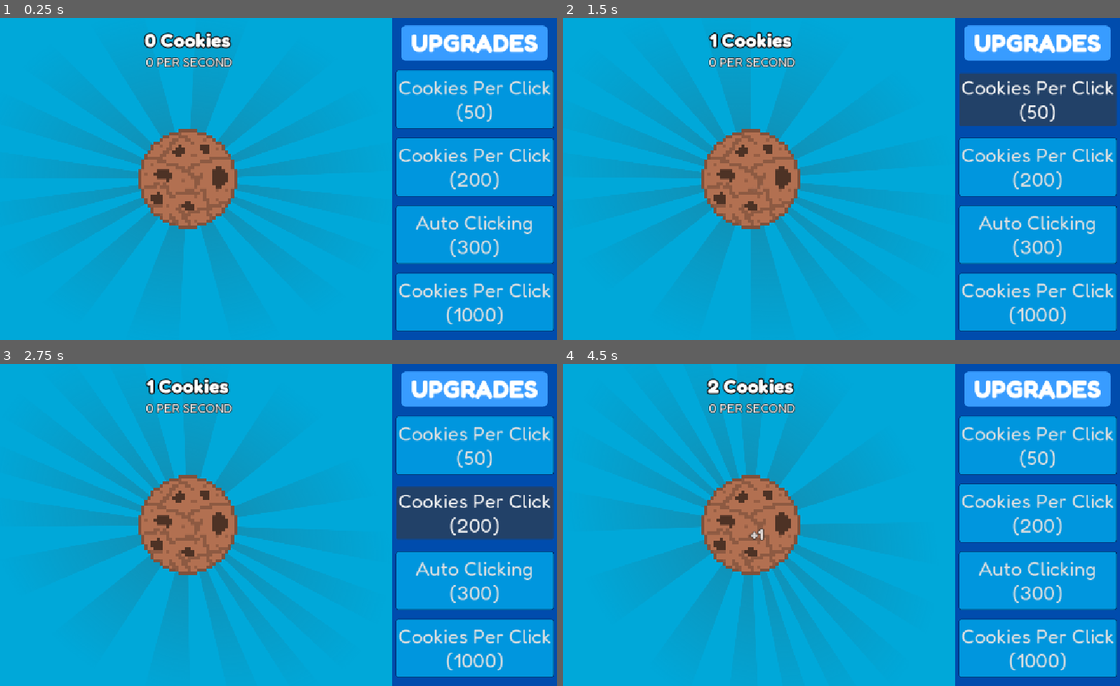
Above: before the commit, frames 1-4 (two rows, left to right).
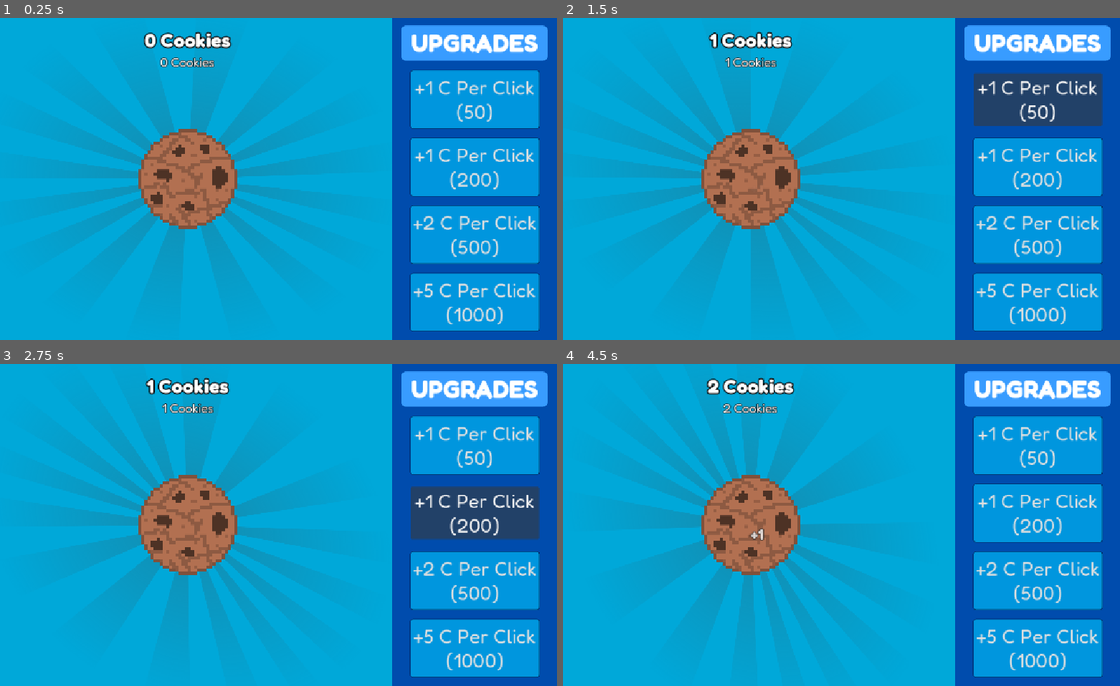
Above: after the commit, the same moments.

Repository: Arfilog/cookie-clicker-remake
Game: Godot game, scene res://scenes/game.tscn
The game is run twice, just before and just after one commit, with the same random seed, the same clock (stepped at 60 frames per second) and the same inputs.
Inputs (mouse positions are in pixels of both pictures, inside the frame that each line leads up to):
- Up to frame 1 (0.25 s): no input
- Up to frame 2 (1.5 s): click (752, 179) at 0.5 s; click "Cookies Per Click (50)" (after the commit: "+1 C Per Click (50)") at 1.25 s
- Up to frame 3 (2.75 s): click "Cookies Per Click (200)" (after the commit: "+1 C Per Click (200)") at 2 s
- Up to frame 4 (4.5 s): click "Auto Clicking (300)" (after the commit: "+2 C Per Click (500)") at 2.75 s; click "Cookies Per Click (1000)" (after the commit: "+5 C Per Click (1000)") at 3.5 s; click (752, 525) at 4.25 s

The runs differ from the first frame. In frame 1, 7.0% of the frame differs, in the area x 26-100%, y 12-98%; in frame 2, 6.7%; in frame 3, 6.8%; in frame 4, 7.0%.

Commit message:
Change global script, connect upgrade buttons, add reset data button.
Make "game.gd" script project global script. Remove "game.gd" script from Game node and add "main.gd" node to it. Move _on_cookie_button_down function from "game.gd" to "main.gd". Reconnect all signals from "game.gd". Add functionality to upgrade buttons. Add reset data button once all upgrades are bought.

Diff:
--- a/project.godot
+++ b/project.godot
@@ -14,6 +14,10 @@
 run/main_scene="uid://rcs1tlh7jjv3"
 config/features=PackedStringArray("4.7", "GL Compatibility")
 
+[autoload]
+
+Game="*uid://dks8cy0dtx26t"
+
 [display]
 
 window/stretch/mode="canvas_items"
--- a/scenes/game.tscn
+++ b/scenes/game.tscn
@@ -1,7 +1,7 @@
 [gd_scene format=3 uid="uid://rcs1tlh7jjv3"]
 
+[ext_resource type="Script" uid="uid://b1sd3x5lqt6xg" path="res://scripts/main.gd" id="1_0tnpc"]
 [ext_resource type="Texture2D" uid="uid://cc1jbrse75q51" path="res://assets/cookie-512px.png" id="1_uwrxv"]
-[ext_resource type="Script" uid="uid://dks8cy0dtx26t" path="res://scripts/game.gd" id="1_yqjtg"]
 [ext_resource type="FontFile" uid="uid://yaj26r3tykyi" path="res://assets/Fredoka-Bold.ttf" id="2_iywne"]
 [ext_resource type="Script" uid="uid://dmosokjal7cxd" path="res://scripts/animations.gd" id="2_p57ef"]
 [ext_resource type="Texture2D" uid="uid://dvyn5heh5brji" path="res://assets/sunburst.png" id="2_u5sy4"]
@@ -89,7 +89,7 @@
 anchor_bottom = 1.0
 grow_horizontal = 2
 grow_vertical = 2
-script = ExtResource("1_yqjtg")
+script = ExtResource("1_0tnpc")
 
 [node name="Indicators" type="Control" parent="." unique_id=857068273]
 top_level = true
@@ -236,7 +236,7 @@
 theme_override_fonts/font = ExtResource("4_p57ef")
 theme_override_font_sizes/font_size = 40
 theme_override_styles/normal = SubResource("StyleBoxFlat_vtaks")
-text = "Cookies Per Click
+text = "+1 C Per Click
 (50)"
 
 [node name="Upgrade2" type="Button" parent="RightPanel/VBoxContainer" unique_id=673654427]
@@ -245,7 +245,7 @@
 theme_override_fonts/font = ExtResource("4_p57ef")
 theme_override_font_sizes/font_size = 40
 theme_override_styles/normal = SubResource("StyleBoxFlat_vtaks")
-text = "Cookies Per Click
+text = "+1 C Per Click
 (200)"
 
 [node name="Upgrade3" type="Button" parent="RightPanel/VBoxContainer" unique_id=659593747]
@@ -254,8 +254,8 @@
 theme_override_fonts/font = ExtResource("4_p57ef")
 theme_override_font_sizes/font_size = 40
 theme_override_styles/normal = SubResource("StyleBoxFlat_vtaks")
-text = "Auto Clicking
-(300)"
+text = "+2 C Per Click
+(500)"
 
 [node name="Upgrade4" type="Button" parent="RightPanel/VBoxContainer" unique_id=972692451]
 layout_mode = 2
@@ -263,11 +263,19 @@
 theme_override_fonts/font = ExtResource("4_p57ef")
 theme_override_font_sizes/font_size = 40
 theme_override_styles/normal = SubResource("StyleBoxFlat_vtaks")
-text = "Cookies Per Click
+text = "+5 C Per Click
 (1000)"
 
-[connection signal="cookie_clicked" from="." to="LeftPanel/MarginContainer" method="_on_game_cookie_clicked"]
-[connection signal="update_cookies" from="." to="LeftPanel/MarginContainer/VBoxContainer/CookiesLabel" method="_on_game_update_cookies"]
+[node name="ResetData" type="Button" parent="RightPanel/VBoxContainer" unique_id=1461274300]
+visible = false
+layout_mode = 2
+theme_override_constants/outline_size = 0
+theme_override_fonts/font = ExtResource("2_iywne")
+theme_override_font_sizes/font_size = 40
+theme_override_styles/normal = SubResource("StyleBoxFlat_vtaks")
+text = "Reset all your
+progress!"
+
 [connection signal="timeout" from="Indicators/Template/DestroyTimer" to="Indicators/Template" method="_on_destroy_timer_timeout"]
 [connection signal="button_down" from="LeftPanel/MarginContainer/CenterContainer/CookieButton" to="." method="_on_cookie_button_button_down"]
 [connection signal="button_down" from="LeftPanel/MarginContainer/CenterContainer/CookieButton" to="LeftPanel/MarginContainer" method="_on_cookie_button_button_down"]
@@ -276,3 +284,4 @@
 [connection signal="button_down" from="RightPanel/VBoxContainer/Upgrade2" to="RightPanel" method="_on_upgrade_2_button_down"]
 [connection signal="button_down" from="RightPanel/VBoxContainer/Upgrade3" to="RightPanel" method="_on_upgrade_3_button_down"]
 [connection signal="button_down" from="RightPanel/VBoxContainer/Upgrade4" to="RightPanel" method="_on_upgrade_4_button_down"]
+[connection signal="button_down" from="RightPanel/VBoxContainer/ResetData" to="RightPanel" method="_on_reset_data_button_down"]
--- a/scripts/animations.gd
+++ b/scripts/animations.gd
@@ -5,6 +5,7 @@
 @onready var template: Label = $"../../Indicators/Template"
 
 func _ready() -> void:
+	Game.cookie_clicked.connect(_on_game_cookie_clicked)
 	cookie_button.pivot_offset = cookie_button.size / 2
 
 func _on_cookie_button_button_down() -> void:
--- a/scripts/cookies_label.gd
+++ b/scripts/cookies_label.gd
@@ -1,4 +1,7 @@
 extends Label
+
+func _ready() -> void:
+	Game.update_cookies.connect(_on_game_update_cookies)
 
 func _on_game_update_cookies(cookies) -> void:
 	text = str(cookies) + " Cookies"
--- a/scripts/game.gd
+++ b/scripts/game.gd
@@ -1,21 +1,32 @@
-extends Control
+extends Node
 
 var save_path = "user://userdata.save"
 
-var cookies = 0
-var amount_per_click = 1
+var cookies := 0
+var amount_per_click := 1
+var upgrade1 := false
+var upgrade2 := false
+var upgrade3 := false
+var upgrade4 := false
+var reset_button := false
 
-signal update_cookies
-signal cookie_clicked
+signal update_cookies(cookies: int)
+signal cookie_clicked(amount: int)
 
 func _ready():
 	load_data()
+	await get_tree().create_timer(0.2).timeout
 	emit_signal("update_cookies", cookies)
 
 func save_data():
 	var data = {
 		"cookies": cookies,
 		"amount_per_click": amount_per_click,
+		"upgrade1": upgrade1,
+		"upgrade2": upgrade2,
+		"upgrade3": upgrade3,
+		"upgrade4": upgrade4,
+		"reset_button": reset_button,
 	}
 	var file = FileAccess.open(save_path, FileAccess.WRITE)
 	file.store_var(data)
@@ -27,18 +38,26 @@
 		var data = file.get_var()
 		file.close()
 		if typeof(data) == TYPE_DICTIONARY:
-			cookies = data.get("cookies", 0)
-			amount_per_click = data.get("amount_per_click", 1)
 			update_data(data)
 		else:
 			save_data()
 
 func update_data(data):
-	for key in data.keys():
-		print(key + ": " + str(data[key]))
+	cookies = data.get("cookies", 0)
+	amount_per_click = data.get("amount_per_click", 1)
+	upgrade1 = data.get("upgrade1", false)
+	upgrade2 = data.get("upgrade2", false)
+	upgrade3 = data.get("upgrade3", false)
+	upgrade4 = data.get("upgrade4", false)
+	reset_button = data.get("reset_button", false)
 
-func _on_cookie_button_button_down() -> void:
-	cookies += amount_per_click
+func reset_data():
+	cookies = 0
+	amount_per_click = 1
+	upgrade1 = false
+	upgrade2 = false
+	upgrade3 = false
+	upgrade4 = false
+	reset_button = false
+	save_data()
 	emit_signal("update_cookies", cookies)
-	emit_signal("cookie_clicked", amount_per_click)
-	save_data()
--- /dev/null
+++ b/scripts/main.gd
@@ -0,0 +1,9 @@
+extends Control
+
+func _on_cookie_button_button_down() -> void:
+	Game.cookies += Game.amount_per_click
+
+	Game.update_cookies.emit(Game.cookies)
+	Game.cookie_clicked.emit(Game.amount_per_click)
+
+	Game.save_data()
--- a/scripts/upgrades.gd
+++ b/scripts/upgrades.gd
@@ -1,17 +1,73 @@
 extends Panel
 
+func _ready() -> void:
+	update_buttons()
 
 func _on_upgrade_1_button_down() -> void:
-	pass # Replace with function body.
+	const needed = 50
+	if Game.cookies >= needed:
 
+		Game.amount_per_click += 1
+		Game.cookies -= needed
+		Game.upgrade1 = true
+
+		Game.emit_signal("update_cookies", Game.cookies)
+		reset_button_check()
+		Game.save_data()
+		update_buttons()
 
 func _on_upgrade_2_button_down() -> void:
-	pass # Replace with function body.
+	const needed = 200
+	if(Game.cookies >= needed):
+
+		Game.amount_per_click += 1
+		Game.cookies -= needed
+		Game.upgrade2 = true
+
+		Game.emit_signal("update_cookies", Game.cookies)
+		reset_button_check()
+		Game.save_data()
+		update_buttons()
 
 
 func _on_upgrade_3_button_down() -> void:
-	pass # Replace with function body.
+	const needed = 500
+	if(Game.cookies >= needed):
 
+		Game.amount_per_click += 2
+		Game.cookies -= needed
+		Game.upgrade3 = true
+
+		Game.emit_signal("update_cookies", Game.cookies)
+		reset_button_check()
+		Game.save_data()
+		update_buttons()
 
 func _on_upgrade_4_button_down() -> void:
-	pass # Replace with function body.
+	const needed = 1000
+	if(Game.cookies >= needed):
+
+		Game.amount_per_click += 5
+		Game.cookies -= needed
+		Game.upgrade4 = true
+
+		Game.emit_signal("update_cookies", Game.cookies)
+		reset_button_check()
+		Game.save_data()
+		update_buttons()
+
+func _on_reset_data_button_down() -> void:
+	Game.reset_data()
+	update_buttons()
+
+func reset_button_check() -> void:
+	if(Game.upgrade1 and Game.upgrade2 and Game.upgrade3 and Game.upgrade4):
+		Game.reset_button = true
+		update_buttons()
+
+func update_buttons():
+	$VBoxContainer/Upgrade1.visible = not Game.upgrade1
+	$VBoxContainer/Upgrade2.visible = not Game.upgrade2
+	$VBoxContainer/Upgrade3.visible = not Game.upgrade3
+	$VBoxContainer/Upgrade4.visible = not Game.upgrade4
+	$VBoxContainer/ResetData.visible = Game.reset_button
Not shown, added: scripts/main.gd.uid
